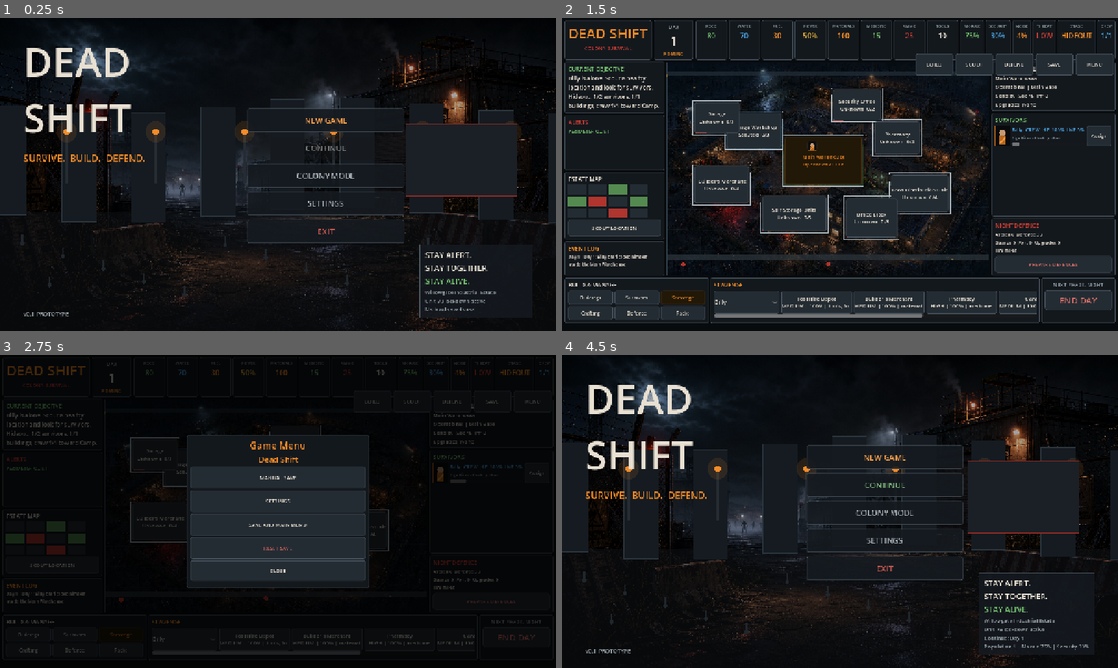
Above: before the commit, frames 1-4 (two rows, left to right).
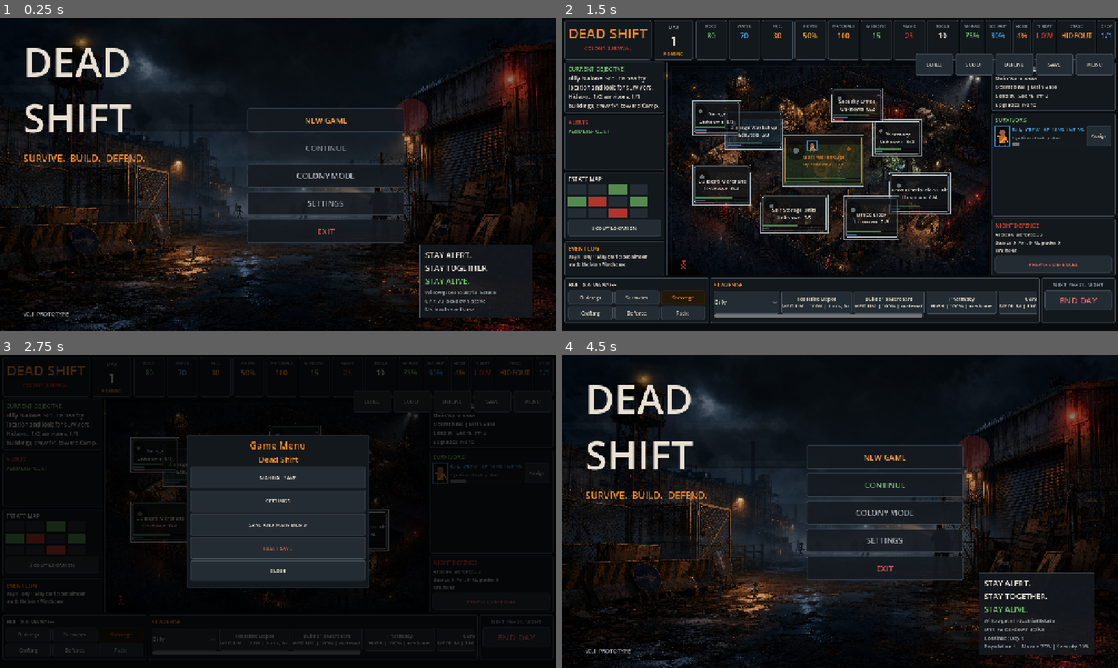
Above: after the commit, the same moments.

Repository: Robbed91/Dead-
Game: Godot game, scene res://scenes/MainMenu.tscn
Same seed, same stepped clock (60 frames per second), same inputs: the game is played once before the commit and once after it.
Inputs:
- Up to frame 1 (0.25 s): no input
- Up to frame 2 (1.5 s): click "COLONY MODE" at 0.5 s; click "Scavenge" at 1.25 s
- Up to frame 3 (2.75 s): click "MENU" at 2 s
- Up to frame 4 (4.5 s): click "SCOUT LOCATION" at 2.75 s; click "Main Warehouse Operational 0/6" at 3.5 s; click "BACK" at 4.25 s

The runs differ from the first frame. In frame 1, 18% of the frame differs, in the area x 0-100%, y 2-100%; in frame 2, 14%; in frame 3, 0.4%; in frame 4, 18%.

Commit message:
Add generated art and animated map visuals

Diff:
--- a/scripts/MainMenu.gd
+++ b/scripts/MainMenu.gd
@@ -10,10 +10,17 @@
 const MENU_BACKGROUND := preload("res://assets/placeholders/menu_background.png")
 
 var continue_button: Button
+var backdrop_layer: Control
+var menu_time := 0.0
 
 func _ready() -> void:
 	_build_theme()
 	_build_menu()
+
+func _process(delta: float) -> void:
+	menu_time += delta
+	if backdrop_layer != null:
+		backdrop_layer.queue_redraw()
 
 func _build_theme() -> void:
 	var theme := Theme.new()
@@ -48,6 +55,7 @@
 	add_child(image)
 
 	var backdrop := Control.new()
+	backdrop_layer = backdrop
 	backdrop.set_anchors_preset(Control.PRESET_FULL_RECT)
 	backdrop.draw.connect(_draw_backdrop.bind(backdrop))
 	add_child(backdrop)
@@ -119,23 +127,29 @@
 
 func _draw_backdrop(node: Control) -> void:
 	var size := node.size
-	node.draw_rect(Rect2(Vector2.ZERO, size), Color(0.0, 0.0, 0.0, 0.28), true)
-	node.draw_rect(Rect2(Vector2(0, size.y * 0.62), Vector2(size.x, size.y * 0.38)), Color(0.067, 0.082, 0.102, 0.42), true)
+	node.draw_rect(Rect2(Vector2.ZERO, size), Color(0.0, 0.0, 0.0, 0.22), true)
+	node.draw_rect(Rect2(Vector2.ZERO, Vector2(size.x, size.y * 0.36)), Color(0.0, 0.0, 0.0, 0.34), true)
+	for i in range(8):
+		var drift := fmod(menu_time * (8.0 + float(i)) + float(i) * 97.0, size.x + 220.0) - 110.0
+		var y := size.y * (0.2 + float(i % 4) * 0.12)
+		var fog := Color(0.45, 0.52, 0.56, 0.045)
+		node.draw_rect(Rect2(Vector2(drift, y + 12.0), Vector2(220, 14)), fog, true)
+		node.draw_circle(Vector2(drift, y + 19.0), 19.0, fog)
+		node.draw_circle(Vector2(drift + 220.0, y + 19.0), 19.0, fog)
 	for i in range(9):
-		var x := size.x * (float(i) / 8.0)
-		node.draw_rect(Rect2(Vector2(x - 18, size.y * 0.28 + sin(i) * 18), Vector2(80, size.y * 0.35)), Color("#151b21"), true)
-		node.draw_rect(Rect2(Vector2(x - 18, size.y * 0.28 + sin(i) * 18), Vector2(80, size.y * 0.35)), Color("#2b353d"), false, 1)
-	for i in range(6):
-		var lamp := Vector2(size.x * (0.12 + i * 0.16), size.y * 0.53)
-		node.draw_line(lamp, lamp + Vector2(0, -120), Color("#252c32"), 4)
-		node.draw_circle(lamp + Vector2(0, -120), 7, ORANGE)
-		node.draw_circle(lamp + Vector2(0, -120), 24, Color(ORANGE.r, ORANGE.g, ORANGE.b, 0.12))
-	for i in range(14):
-		var p := Vector2(size.x * (0.04 + fmod(i * 0.073, 0.9)), size.y * (0.72 + fmod(i * 0.041, 0.2)))
-		node.draw_circle(p, 5, Color("#20262c"))
-		node.draw_line(p, p + Vector2(0, -20), Color("#20262c"), 3)
-	node.draw_rect(Rect2(Vector2(size.x * 0.73, size.y * 0.34), Vector2(size.x * 0.2, size.y * 0.23)), Color("#1b2026"), true)
-	node.draw_rect(Rect2(Vector2(size.x * 0.73, size.y * 0.34), Vector2(size.x * 0.2, size.y * 0.23)), RED.darkened(0.25), false, 2)
+		var p := Vector2(size.x * (0.18 + fmod(float(i) * 0.083 + menu_time * 0.01, 0.56)), size.y * (0.62 + fmod(float(i) * 0.067, 0.2)))
+		_draw_menu_zombie(node, p + Vector2(0, sin(menu_time * 3.0 + float(i)) * 2.0), 0.7 + float(i % 3) * 0.1)
+	var glow := 0.15 + (sin(menu_time * 4.0) + 1.0) * 0.04
+	node.draw_circle(size * Vector2(0.74, 0.31), 38, Color(RED.r, RED.g, RED.b, glow))
+
+func _draw_menu_zombie(node: Control, pos: Vector2, scale: float) -> void:
+	var color := Color("#10161a")
+	node.draw_circle(pos + Vector2(0, -17) * scale, 5.0 * scale, color)
+	node.draw_line(pos + Vector2(0, -12) * scale, pos + Vector2(-2, 10) * scale, color, 4.0 * scale)
+	node.draw_line(pos + Vector2(-2, -6) * scale, pos + Vector2(-12, 2) * scale, color, 3.0 * scale)
+	node.draw_line(pos + Vector2(0, -5) * scale, pos + Vector2(10, 4) * scale, color, 3.0 * scale)
+	node.draw_line(pos + Vector2(-2, 10) * scale, pos + Vector2(-9, 24) * scale, color, 3.0 * scale)
+	node.draw_line(pos + Vector2(-1, 10) * scale, pos + Vector2(7, 23) * scale, color, 3.0 * scale)
 
 func _add_button(parent: VBoxContainer, text: String, callback: Callable, accent: Color) -> Button:
 	var button := Button.new()
--- a/scripts/UIManager.gd
+++ b/scripts/UIManager.gd
@@ -329,6 +329,9 @@
 		button.clip_text = true
 		button.alignment = HORIZONTAL_ALIGNMENT_CENTER
 		button.add_theme_font_size_override("font_size", 12)
+		button.add_theme_stylebox_override("normal", _map_button_style(Color(0.04, 0.05, 0.06, 0.34), Color(0.85, 0.9, 0.92, 0.65)))
+		button.add_theme_stylebox_override("hover", _map_button_style(Color(0.14, 0.09, 0.04, 0.48), ORANGE))
+		button.add_theme_stylebox_override("pressed", _map_button_style(Color(0.2, 0.11, 0.03, 0.56), ORANGE))
 		button.pressed.connect(_select_building.bind(int(building["id"])))
 		map.add_child(button)
 		building_buttons[int(building["id"])] = button
@@ -345,27 +348,21 @@
 func _draw_estate_map(map: Control) -> void:
 	var size := map.size
 	map.draw_rect(Rect2(Vector2.ZERO, size), Color("#101519"), true)
-	map.draw_texture_rect(ESTATE_BACKGROUND, Rect2(Vector2.ZERO, size), false, Color(0.92, 0.92, 0.92, 0.82))
-	map.draw_rect(Rect2(Vector2.ZERO, size), Color(0.0, 0.0, 0.0, 0.18), true)
-	map.draw_rect(Rect2(Vector2(0, size.y * 0.04), Vector2(size.x, 12)), Color(0.145, 0.192, 0.227, 0.65), true)
-	map.draw_rect(Rect2(Vector2(0, size.y * 0.9), Vector2(size.x, 14)), Color(0.188, 0.227, 0.251, 0.65), true)
-	for i in range(9):
-		var y := size.y * (0.12 + float(i) * 0.095)
-		map.draw_line(Vector2(0, y), Vector2(size.x, y + sin(i) * 18), Color(0.125, 0.165, 0.188, 0.28), 2)
-	for i in range(7):
-		var x := size.x * (0.08 + float(i) * 0.14)
-		map.draw_line(Vector2(x, 0), Vector2(x + cos(i) * 20, size.y), Color(0.11, 0.145, 0.169, 0.24), 2)
-	map.draw_circle(size * Vector2(0.48, 0.5), 24, Color(0.843, 0.467, 0.145, 0.65))
-	map.draw_circle(size * Vector2(0.48, 0.5), 15, Color(0.204, 0.129, 0.047, 0.75))
+	map.draw_texture_rect(ESTATE_BACKGROUND, Rect2(Vector2.ZERO, size), false, Color(0.96, 0.96, 0.96, 0.94))
+	map.draw_rect(Rect2(Vector2.ZERO, size), Color(0.0, 0.0, 0.0, 0.12), true)
+	_draw_growth_perimeter(map)
+	var fire_pulse := 0.72 + (sin(ambient_time * 6.0) + 1.0) * 0.12
+	map.draw_circle(size * Vector2(0.48, 0.5), 34, Color(0.843, 0.467, 0.145, 0.16 * fire_pulse))
+	map.draw_circle(size * Vector2(0.48, 0.5), 18, Color(0.843, 0.467, 0.145, 0.62 * fire_pulse))
+	map.draw_circle(size * Vector2(0.48, 0.5), 9, Color(0.3, 0.12, 0.035, 0.8))
 	for i in range(18):
 		var pos := Vector2(fmod(float(i * 73), size.x), fmod(float(i * 47 + 31), size.y))
-		map.draw_circle(pos, 2.0, Color(0.898, 0.608, 0.251, 0.45))
+		_draw_map_light(map, pos, 2.0 + sin(ambient_time * 2.4 + float(i)) * 0.6, ORANGE)
 	var threat_count: int = clampi(int(ResourceManager.get_value("horde_threat") / 6), 2, 13)
 	for i in range(threat_count):
 		var wave: float = sin(ambient_time * 1.4 + i)
 		var pos: Vector2 = Vector2(size.x * (0.05 + float(i) / maxf(1.0, float(threat_count)) * 0.9), size.y * 0.94 + wave * 4.0)
-		map.draw_circle(pos, 5.0, RED.darkened(0.1))
-		map.draw_line(pos + Vector2(-3, 5), pos + Vector2(3, 5), RED.darkened(0.25), 2)
+		_draw_zombie_silhouette(map, pos, 0.75, RED.darkened(0.15))
 	for building in BuildingManager.buildings:
 		var rect := _building_rect(map, building)
 		var color := _building_color(building).darkened(0.15)
@@ -377,6 +374,8 @@
 func _draw_building_detail(map: Control, building: Dictionary, rect: Rect2) -> void:
 	var roof := Rect2(rect.position + Vector2(0, 3), Vector2(rect.size.x, max(6.0, rect.size.y * 0.16)))
 	map.draw_rect(roof, Color("#050607").lightened(0.08), true)
+	var use_icon_pos := rect.position + rect.size * Vector2(0.16, 0.31)
+	_draw_building_use_icon(map, String(building.get("current_use", "")), use_icon_pos, minf(rect.size.x, rect.size.y) * 0.12)
 	var condition: float = clampf(float(building.get("condition", 0)) / 100.0, 0.0, 1.0)
 	var security: float = clampf(float(building.get("security", 0)) / 100.0, 0.0, 1.0)
 	var infestation: float = clampf(float(building.get("infestation", 0)) / 100.0, 0.0, 1.0)
@@ -387,7 +386,69 @@
 		_draw_map_bar(map, rect.position + Vector2(5, rect.size.y - 6), bar_w, infestation, RED)
 	var pulse := (sin(ambient_time * 3.0 + rect.position.x * 0.03) + 1.0) * 0.5
 	if ["Claimed", "Operational", "Fortified"].has(String(building.get("status", ""))):
-		map.draw_circle(rect.position + rect.size * Vector2(0.82, 0.28), 3.0 + pulse * 2.0, ORANGE)
+		var lamp := rect.position + rect.size * Vector2(0.82, 0.28)
+		_draw_map_light(map, lamp, 5.0 + pulse * 3.0, ORANGE)
+	if String(building.get("status", "")) == "Infested":
+		_draw_zombie_silhouette(map, rect.position + rect.size * Vector2(0.78, 0.68), 0.75, RED)
+
+func _draw_growth_perimeter(map: Control) -> void:
+	var size := map.size
+	var tier_index := GameManager.colony_tier_index
+	var color := GREEN if tier_index >= 2 else ORANGE
+	for i in range(tier_index + 1):
+		var inset := 10.0 + float(i) * 10.0
+		map.draw_rect(Rect2(Vector2(inset, inset), size - Vector2(inset * 2.0, inset * 2.0)), Color(color.r, color.g, color.b, 0.08), false, 2)
+
+func _draw_map_light(map: Control, pos: Vector2, radius: float, color: Color) -> void:
+	map.draw_circle(pos, radius * 4.0, Color(color.r, color.g, color.b, 0.08))
+	map.draw_circle(pos, radius, Color(color.r, color.g, color.b, 0.72))
+
+func _draw_zombie_silhouette(map: Control, pos: Vector2, scale: float, color: Color) -> void:
+	var sway := sin(ambient_time * 2.2 + pos.x * 0.01) * 2.0
+	map.draw_circle(pos + Vector2(sway, -10) * scale, 4.5 * scale, color)
+	map.draw_line(pos + Vector2(sway, -6) * scale, pos + Vector2(-1, 7) * scale, color, 3.0 * scale)
+	map.draw_line(pos + Vector2(-1, -2) * scale, pos + Vector2(-9, 5) * scale, color, 2.0 * scale)
+	map.draw_line(pos + Vector2(0, -2) * scale, pos + Vector2(8, 4) * scale, color, 2.0 * scale)
+	map.draw_line(pos + Vector2(-1, 7) * scale, pos + Vector2(-6, 15) * scale, color, 2.0 * scale)
+	map.draw_line(pos + Vector2(0, 7) * scale, pos + Vector2(7, 15) * scale, color, 2.0 * scale)
+
+func _draw_building_use_icon(map: Control, use_name: String, pos: Vector2, scale: float) -> void:
+	var icon_color := _use_icon_color(use_name)
+	map.draw_circle(pos, maxf(4.0, scale * 1.6), Color(0.0, 0.0, 0.0, 0.48))
+	match use_name:
+		"Medical Bay":
+			map.draw_line(pos + Vector2(-scale, 0), pos + Vector2(scale, 0), icon_color, 2)
+			map.draw_line(pos + Vector2(0, -scale), pos + Vector2(0, scale), icon_color, 2)
+		"Watch Post":
+			map.draw_arc(pos, scale, PI, TAU, 8, icon_color, 2)
+			map.draw_line(pos, pos + Vector2(0, scale), icon_color, 2)
+		"Workshop":
+			map.draw_line(pos + Vector2(-scale, scale), pos + Vector2(scale, -scale), icon_color, 2)
+		"Food Prep":
+			map.draw_circle(pos, maxf(2.0, scale * 0.55), icon_color)
+			map.draw_line(pos + Vector2(scale * 0.6, -scale * 0.7), pos + Vector2(scale * 1.2, -scale * 1.2), icon_color, 2)
+		"Sleeping Quarters":
+			map.draw_rect(Rect2(pos - Vector2(scale, scale * 0.35), Vector2(scale * 2.0, scale * 0.7)), icon_color, false, 2)
+		"Vehicle Bay":
+			map.draw_rect(Rect2(pos - Vector2(scale, scale * 0.55), Vector2(scale * 2.0, scale * 1.1)), icon_color, false, 2)
+		_:
+			map.draw_circle(pos, maxf(2.0, scale * 0.45), icon_color)
+
+func _use_icon_color(use_name: String) -> Color:
+	match use_name:
+		"Medical Bay":
+			return GREEN
+		"Watch Post":
+			return RED
+		"Workshop":
+			return ORANGE
+		"Food Prep":
+			return YELLOW
+		"Sleeping Quarters":
+			return BLUE
+		"Vehicle Bay":
+			return TEXT
+	return MUTED
 
 func _draw_map_bar(map: Control, pos: Vector2, width: float, value: float, color: Color) -> void:
 	map.draw_rect(Rect2(pos, Vector2(width, 3)), Color("#060809"), true)
@@ -556,10 +617,9 @@
 		return
 	var count := 10 if bool(result.get("success", false)) else 18
 	for i in range(count):
-		var token := ColorRect.new()
-		token.color = RED if not bool(result.get("success", false)) else ORANGE
+		var token := _zombie_wave_token(not bool(result.get("success", false)))
 		token.custom_minimum_size = Vector2(10, 10)
-		token.size = Vector2(10, 10)
+		token.size = Vector2(18, 26)
 		var side := i % 4
 		var start := Vector2.ZERO
 		match side:
@@ -579,6 +639,16 @@
 		tween.tween_property(token, "position", target, randf_range(0.7, 1.2))
 		tween.tween_property(token, "modulate:a", 0.0, 0.45)
 		tween.tween_callback(token.queue_free)
+
+func _zombie_wave_token(danger: bool) -> Control:
+	var token := Control.new()
+	var color := RED if danger else ORANGE
+	token.draw.connect(func(): _draw_zombie_token(token, color))
+	return token
+
+func _draw_zombie_token(token: Control, color: Color) -> void:
+	var center := token.size * Vector2(0.5, 0.55)
+	_draw_zombie_silhouette(token, center, 1.0, color)
 
 func _position_survivor_tokens(map: Control) -> void:
 	for survivor in SurvivorManager.survivors:
@@ -1281,20 +1351,38 @@
 func _draw_survivor_icon(node: Control, survivor: Dictionary, compact: bool) -> void:
 	var size := node.size
 	var accent := _status_color(survivor)
-	var skin := Color("#c79a74")
+	var role_color := _role_color(String(survivor.get("role", "")))
+	var skin := _skin_color(int(survivor.get("id", 1)))
 	var coat := accent.darkened(0.25)
 	var outline := Color("#050607")
-	node.draw_rect(Rect2(Vector2.ZERO, size), Color(0.02, 0.024, 0.027, 0.78), true)
-	node.draw_rect(Rect2(Vector2.ZERO, size), accent.darkened(0.35), false, 1)
-	var center := size * Vector2(0.5, 0.42 if compact else 0.36)
+	var mode := String(survivor.get("control_mode", "NPC"))
+	var task := String(survivor.get("assigned_task", "Rest"))
+	var step := sin(ambient_time * (5.0 if task in ["Scavenge", "Scout"] else 2.8) + float(survivor.get("id", 1)))
+	node.draw_rect(Rect2(Vector2.ZERO, size), Color(0.02, 0.024, 0.027, 0.66), true)
+	node.draw_rect(Rect2(Vector2.ZERO, size), (BLUE if mode == "Crew" else MUTED).darkened(0.2), false, 2 if mode == "Crew" else 1)
+	var center := size * Vector2(0.5, 0.4 if compact else 0.34) + Vector2(0, step * (1.0 if compact else 1.5))
 	var head_radius := minf(size.x, size.y) * (0.18 if compact else 0.2)
+	var torso_start := center + Vector2(0, head_radius * 1.1)
+	var leg_base := torso_start + Vector2(0, size.y * (0.24 if compact else 0.3))
+	var limb_width := maxf(1.2, head_radius * 0.35)
+	node.draw_line(torso_start + Vector2(-head_radius * 0.7, head_radius), leg_base + Vector2(-head_radius * 0.9, head_radius * (1.7 + step * 0.3)), coat, limb_width)
+	node.draw_line(torso_start + Vector2(head_radius * 0.7, head_radius), leg_base + Vector2(head_radius * 0.9, head_radius * (1.7 - step * 0.3)), coat, limb_width)
+	var arm_swing := Vector2(step * head_radius * 0.6, head_radius * 1.0)
+	node.draw_line(torso_start + Vector2(-head_radius * 0.9, 0), torso_start + Vector2(-head_radius * 1.7, head_radius) - arm_swing, role_color, limb_width)
+	node.draw_line(torso_start + Vector2(head_radius * 0.9, 0), torso_start + Vector2(head_radius * 1.7, head_radius) + arm_swing, role_color, limb_width)
 	node.draw_circle(center, head_radius + 1.0, outline)
 	node.draw_circle(center, head_radius, skin)
+	if task == "Guard":
+		node.draw_rect(Rect2(center + Vector2(head_radius * 0.45, -head_radius * 0.2), Vector2(head_radius * 0.85, head_radius * 0.24)), RED, true)
 	var body_top := center + Vector2(-head_radius * 1.2, head_radius * 0.95)
 	var body_size := Vector2(head_radius * 2.4, size.y * (0.34 if compact else 0.42))
 	node.draw_rect(Rect2(body_top, body_size), coat, true)
 	node.draw_rect(Rect2(body_top, body_size), outline, false, 1)
 	_draw_role_mark(node, survivor, center + Vector2(0, body_size.y * 0.95), accent, compact)
+
+func _skin_color(id: int) -> Color:
+	var tones := [Color("#c79a74"), Color("#8f6045"), Color("#e0b084"), Color("#a87555"), Color("#d0a17a")]
+	return tones[id % tones.size()]
 
 func _draw_role_mark(node: Control, survivor: Dictionary, pos: Vector2, color: Color, compact: bool) -> void:
 	var role := String(survivor.get("role", ""))
@@ -1361,6 +1449,20 @@
 	margin.add_child(box)
 	return {"panel": panel, "box": box}
 
+func _map_button_style(fill: Color, border: Color) -> StyleBoxFlat:
+	var style := StyleBoxFlat.new()
+	style.bg_color = fill
+	style.border_color = border
+	style.border_width_left = 1
+	style.border_width_top = 1
+	style.border_width_right = 1
+	style.border_width_bottom = 1
+	style.corner_radius_top_left = 3
+	style.corner_radius_top_right = 3
+	style.corner_radius_bottom_left = 3
+	style.corner_radius_bottom_right = 3
+	return style
+
 func _stat_chip(title: String, value: String, color: Color) -> PanelContainer:
 	var framed := _create_panel(Vector2(0, 0))
 	var chip: VBoxContainer = framed["box"]
Binary file changed: assets/placeholders/estate_background.png
Binary file changed: assets/placeholders/menu_background.png
